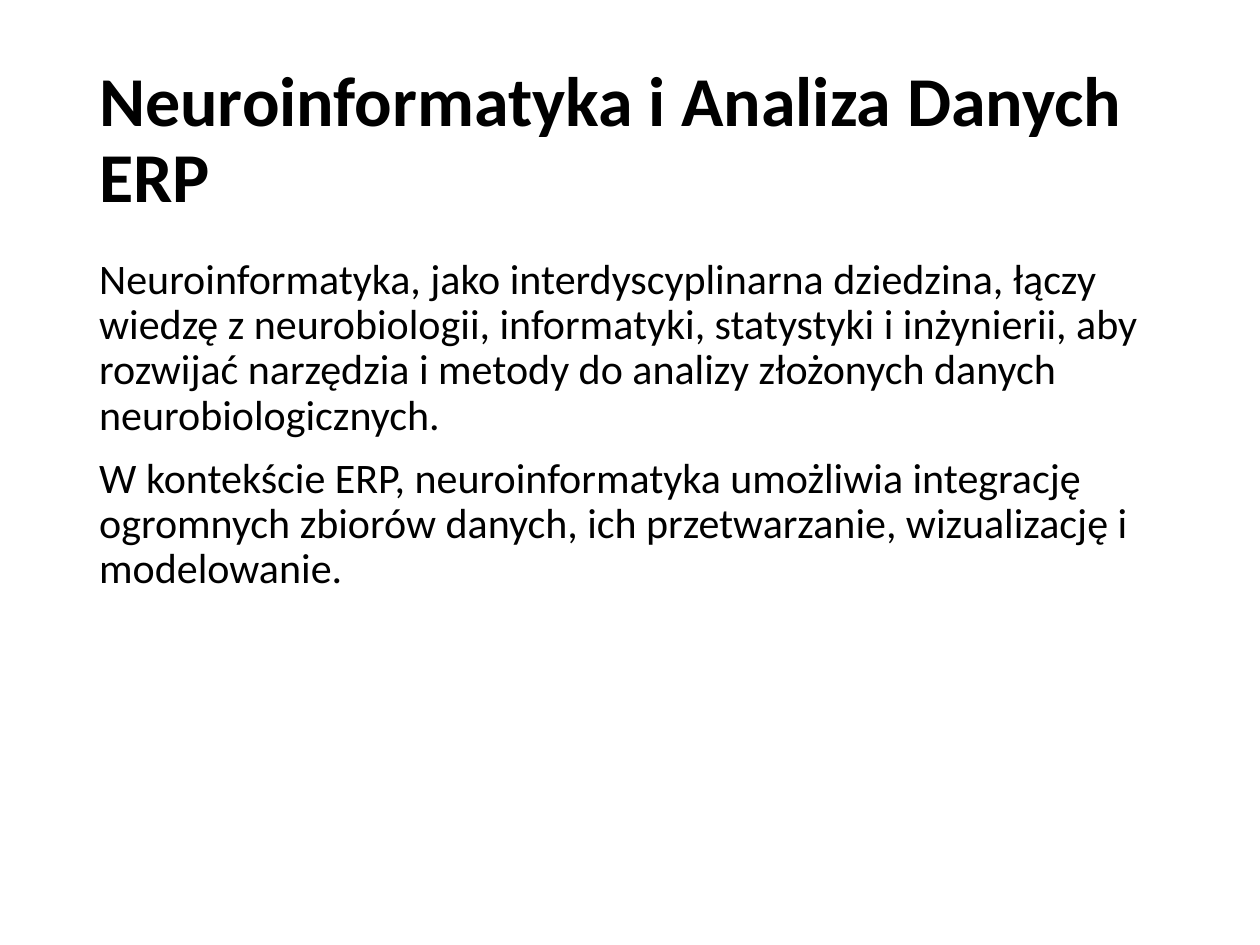
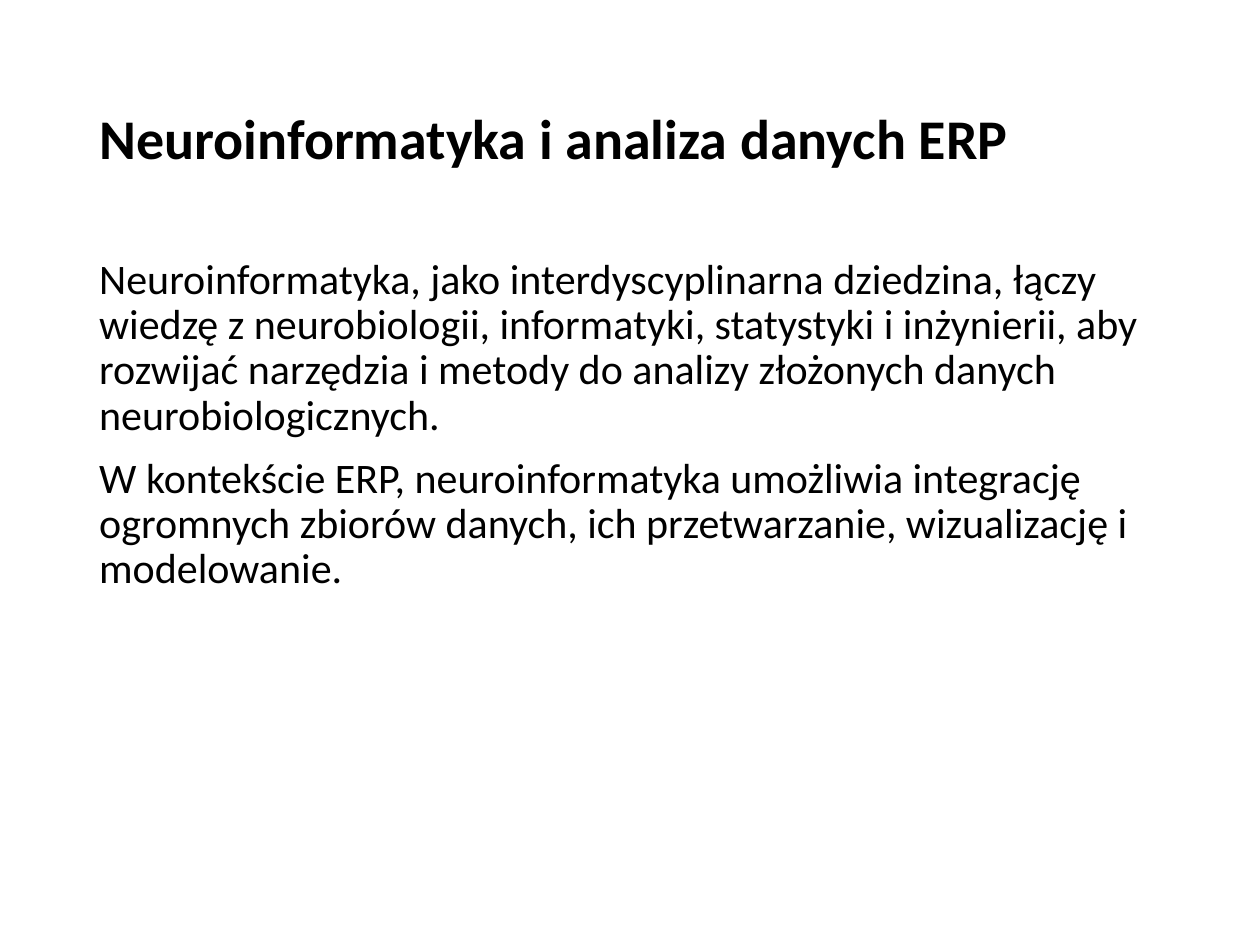
Before and after one commit to MatPomGit/self, a slide deck: slide 16 of files/inne/prezentacje/potencjały_ERP.pptx. Drawn at 1260x945 pixels with LibreOffice and Linux fonts; fonts in the diff are those of the drawing. Boxes give left, top, right and bottom in pixels: in the first picture for what was removed or moved away, otherwise in the second. Text is boxed around its words. In the diff, an @@ line names an element or a change of style, - is before the commit and + after.

```diff
--- a/files/inne/prezentacje/potencjały_ERP.pptx
+++ b/files/inne/prezentacje/potencjały_ERP.pptx
@@ title at [99,119,1008,168]: text changed; size 40 to 32 pt @@
-Neuroinformatyka i Analiza Danych ERP
+Neuroinformatyka i analiza danych ERP
```
Also in this commit, not shown: 27 other slides changed, 5 other files.
